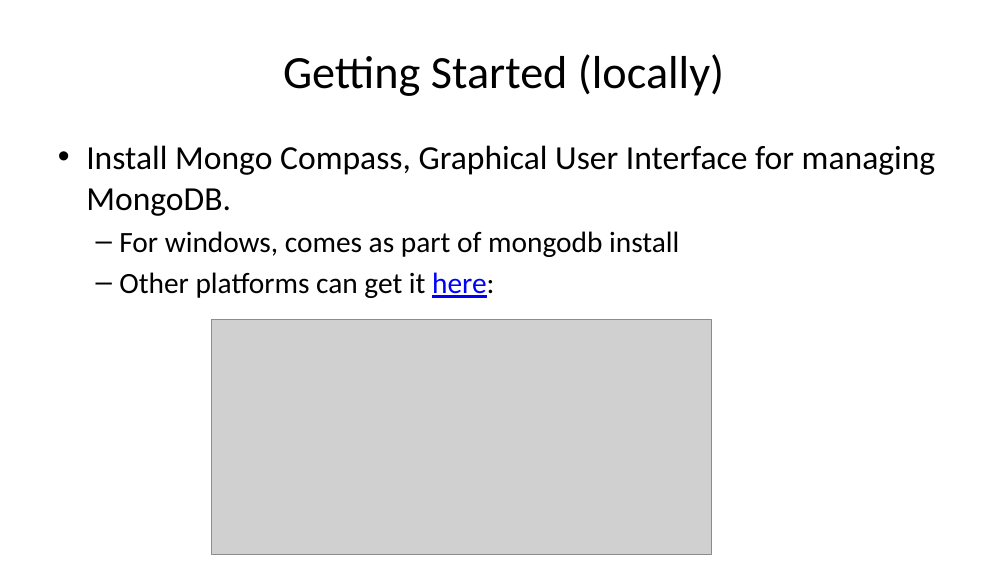
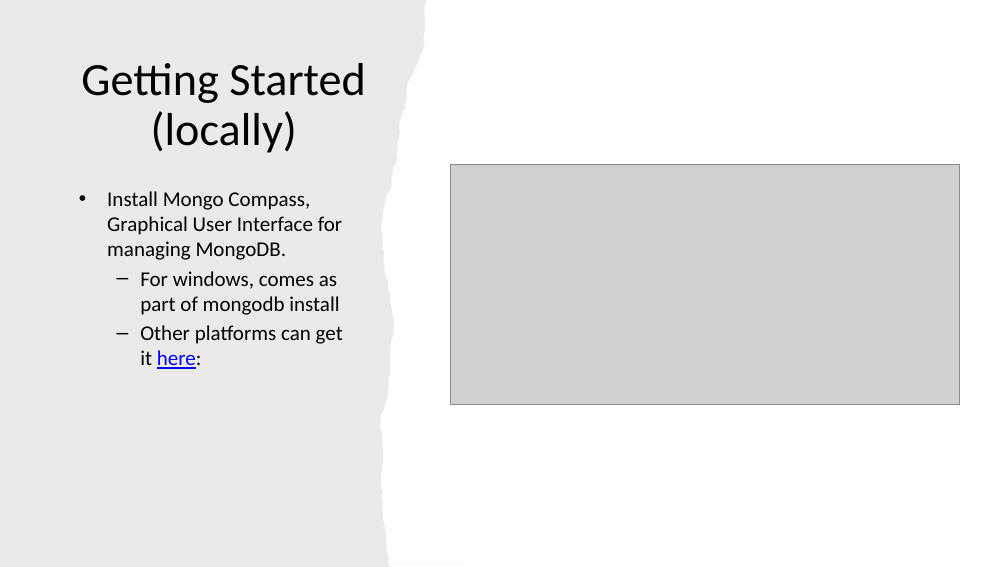
Before and after one commit to diarmuidoconnor/wad2, a slide deck: slide 16 of topic09/talk-0/mongoDB-2020.pptx (slide 15 before the commit). Drawn at 1008x567 pixels with LibreOffice and Linux fonts; fonts in the diff are those of the drawing; grey boxes stand for pictures. Boxes give left, top, right and bottom in pixels: in the first picture for what was removed or moved away, otherwise in the second. Text is boxed around its words. In the diff, an @@ line names an element or a change of style, - is before the commit and + after.

```diff
--- a/topic09/talk-0/mongoDB-2020.pptx
+++ b/topic09/talk-0/mongoDB-2020.pptx
@@ freeform shape added at bbox=[0, 0, 467, 567], fill #82766A at 15% opacity @@
@@ title "Getting Started (locally)": place and size @@
-title "Getting Started (locally)" at bbox=[283, 54, 724, 96]
+title "Getting Started (locally)" at bbox=[81, 63, 366, 153]
@@ title "Getting Started (locally)" at bbox=[81, 63, 366, 153]: line spacing 1 to 0.9 @@
@@ picture: place and size @@
-picture at bbox=[212, 319, 712, 554]
+picture at bbox=[451, 165, 960, 404]
@@ text "Install Mongo Compass, Graphical User ...": place and size @@
-text "Install Mongo Compass, Graphical User ..." at bbox=[86, 145, 936, 298]
+text "Install Mongo Compass, Graphical User ..." at bbox=[107, 191, 343, 369]
@@ text "Install Mongo Compass, Graphical User ..." at bbox=[107, 191, 343, 369]: size 32 to 20 pt in "Install Mongo Compass, Graphical User Interface for ..."; size 28 to 20 pt in "For windows, comes as part of mongodb ...", "Other platforms can get it here:"; less space between paragraphs @@
```
Also in this commit, not shown: 1 other slide changed, 1 slide added, 8 other files.
